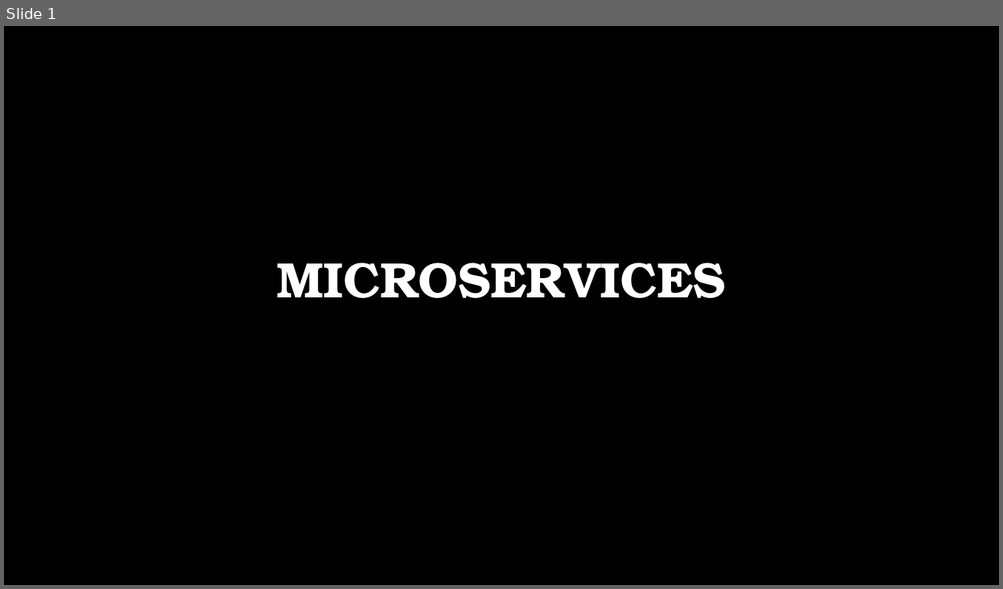
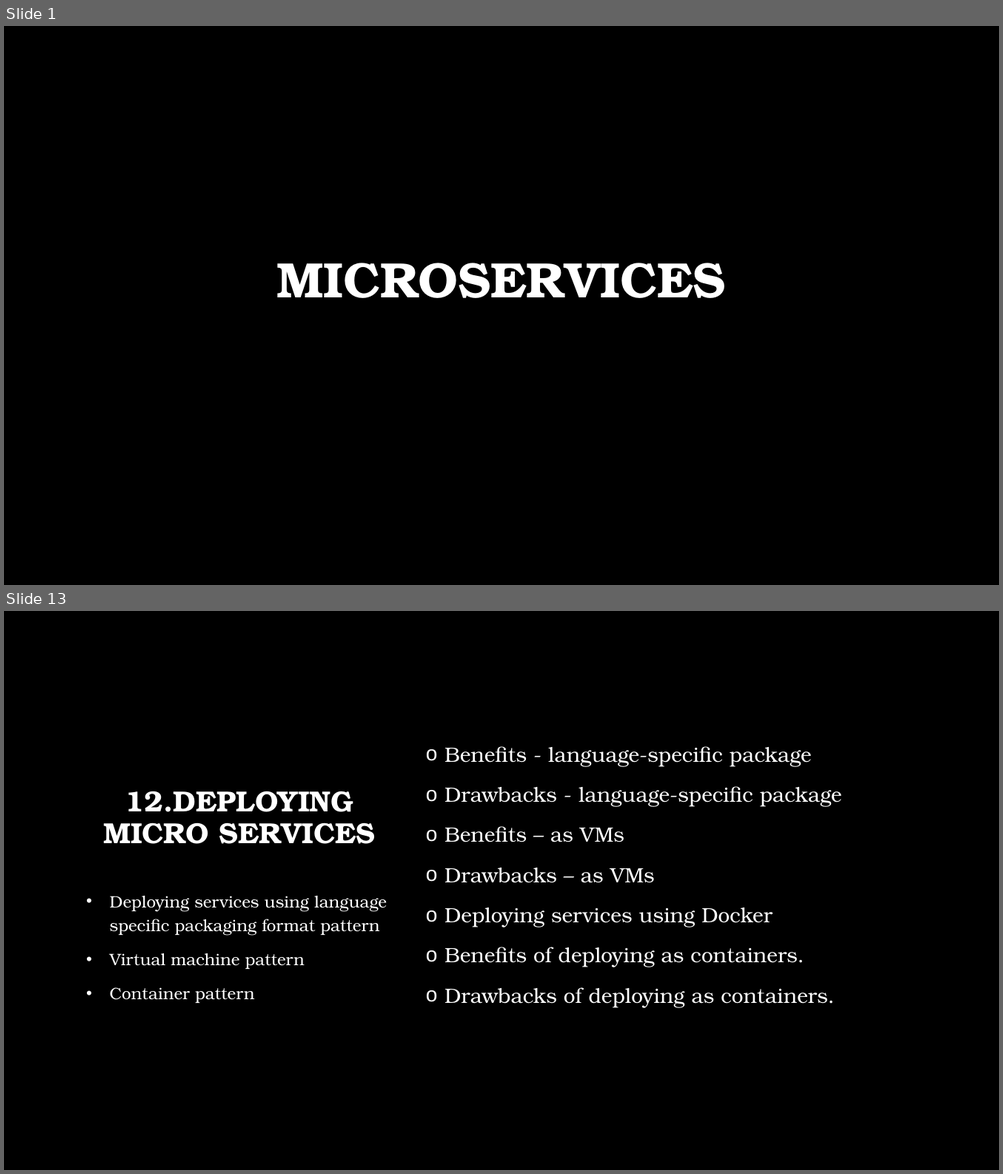
Before and after one commit to BharadwajMamidisetti/m5s8, a slide deck: docs/presentations/Microservices.pptx. Shown one above the other, each under a label of ours: slide 1 before the commit, slides 1 and 13 after it; the slides between them are not shown. The pictures are 1003x589 and 1003x1174 pixels, drawn with LibreOffice and Linux fonts; fonts in the diff are those of the drawing; background and template pictures are left out. Boxes give left, top, right and bottom in pixels: in the first picture for what was removed or moved away, otherwise in the second. Text is boxed around its words. In the diff, an @@ line names an element or a change of style, - is before the commit and + after.

```diff
--- a/docs/presentations/Microservices.pptx
+++ b/docs/presentations/Microservices.pptx
@@ slide 13 added at <box>4,611,999,1170</box>, background picture (left out) @@
@@ text added at <box>444,746,842,1008</box>, 20 pt, text #FFFFFF @@
+o Benefits - language-specific package
+o Drawbacks - language-specific package
+o Benefits – as VMs
+o Drawbacks – as VMs
+o Deploying services using Docker
+o Benefits of deploying as containers.
+o Drawbacks of deploying as containers.
@@ title added at <box>103,791,375,844</box>, 28 pt, text #FFFFFF, bold @@
+12.DEPLOYING MICRO SERVICES
@@ text added at <box>110,896,387,1003</box>, 16 pt, text #FFFFFF @@
+• Deploying services using language specific packaging format pattern
+• Virtual machine pattern
+• Container pattern
```
Also in this commit, not shown: 5 slides changed, 11 other slides added.
